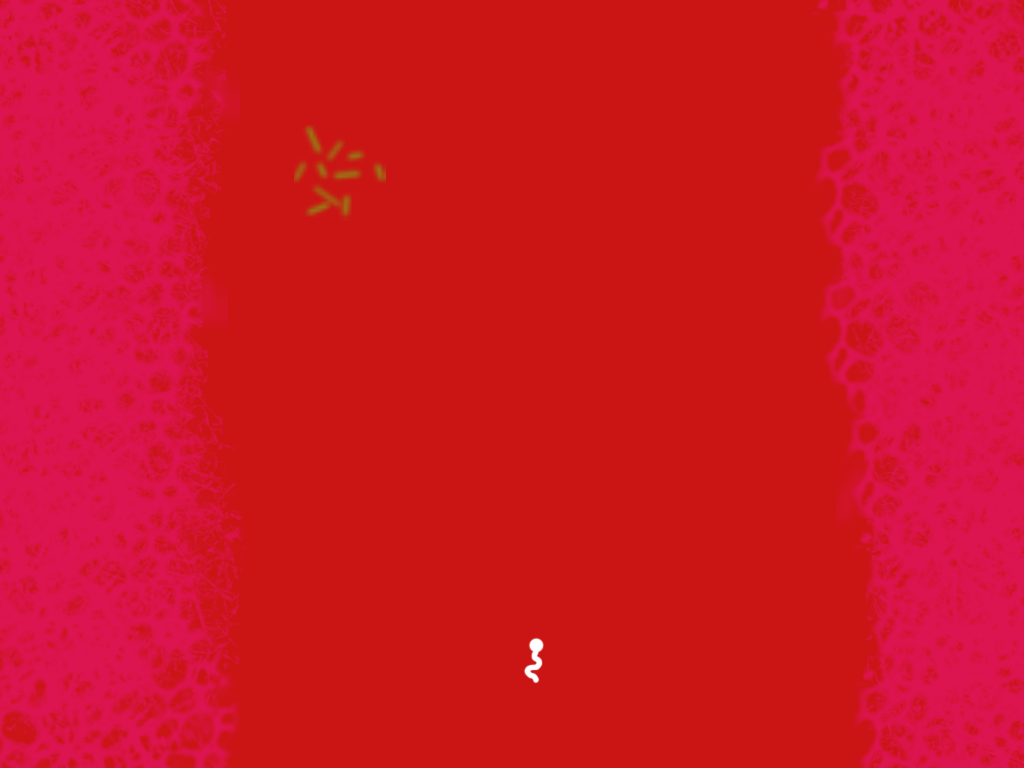
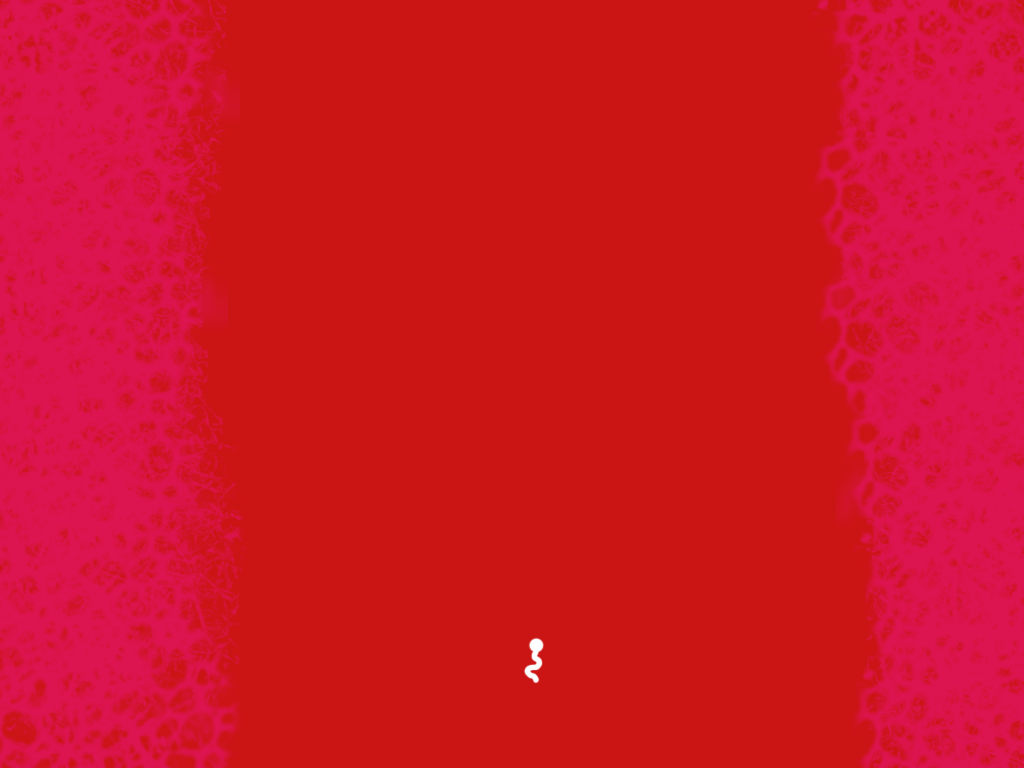
Two versions of the same layered image (1024 x 768). Layer-by-layer changes:
painted on "Ennemis" over left=294, top=125, right=386, bottom=221
